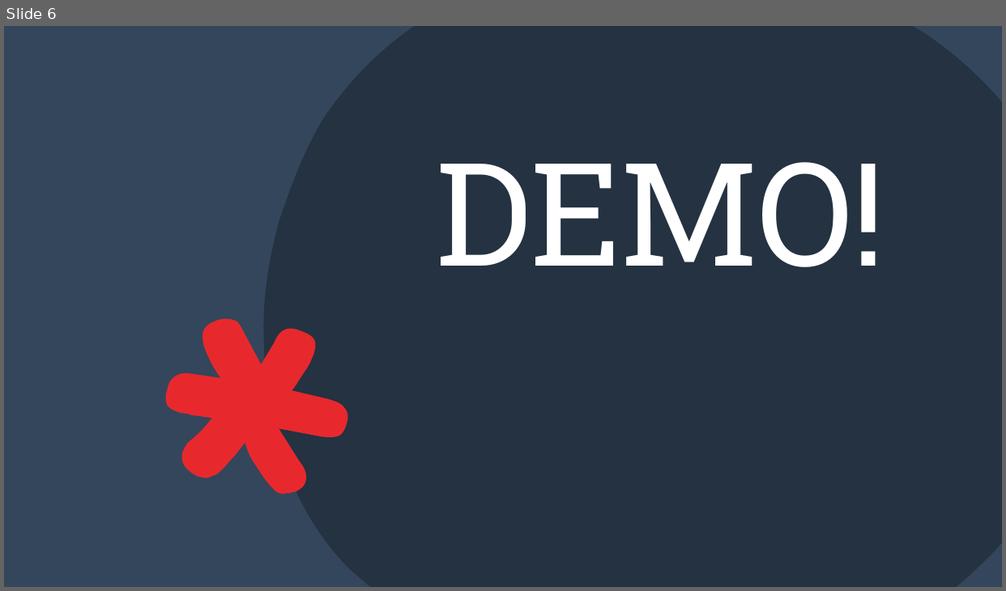
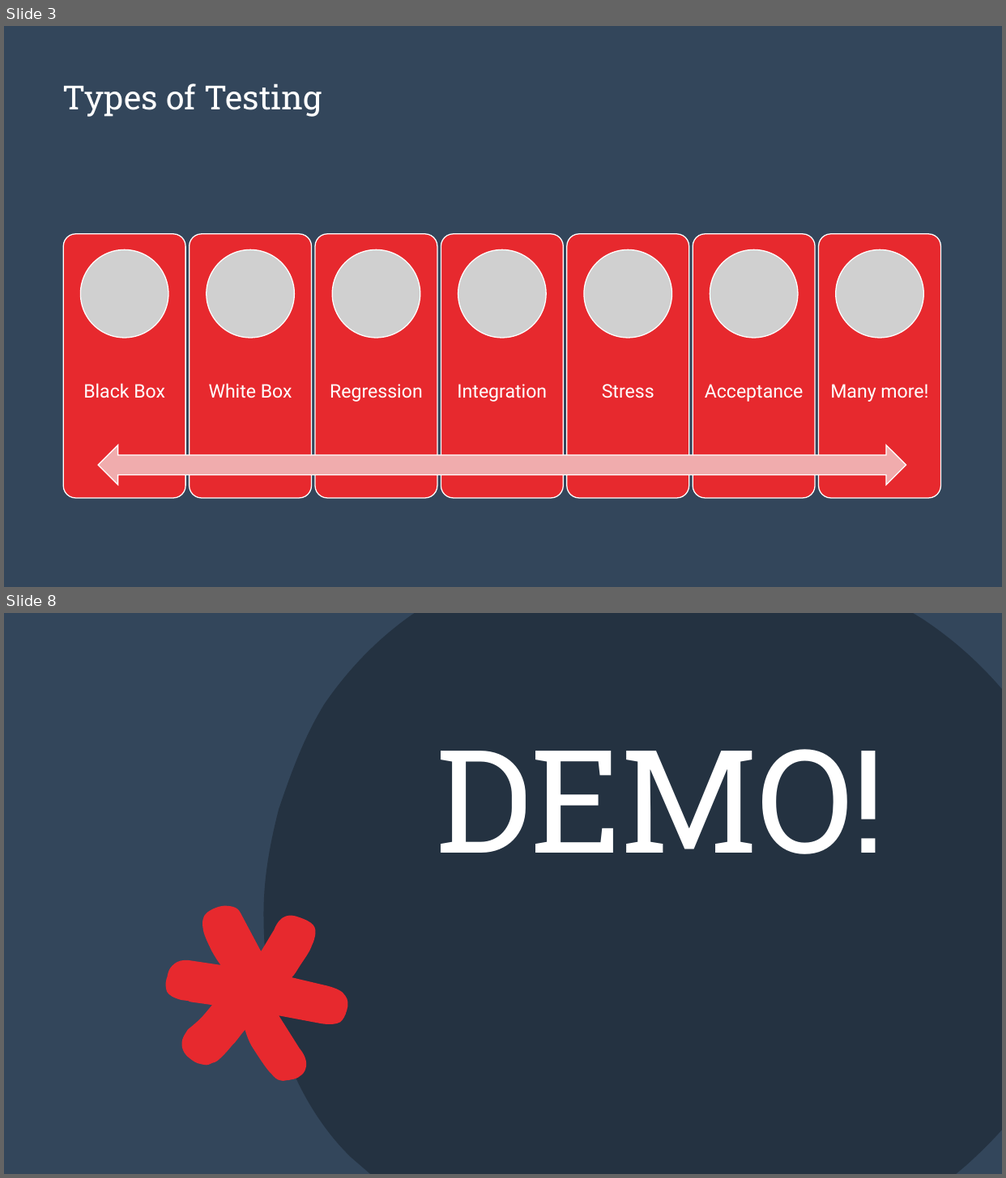
Before and after one commit to hc-sc-ocdo-bdpd/testing-demo, a slide deck: Test Driven Development in Python.pptx. Shown one above the other, each under a label of ours: slide 6 before the commit, slides 3 and 8 after it; the slides between them are not shown. The pictures are 1006x591 and 1006x1178 pixels, drawn with LibreOffice and Linux fonts; fonts in the diff are those of the drawing; grey boxes stand for pictures. Boxes give left, top, right and bottom in pixels: in the first picture for what was removed or moved away, otherwise in the second. Text is boxed around its words. In the diff, an @@ line names an element or a change of style, - is before the commit and + after.

```diff
--- a/Test Driven Development in Python.pptx
+++ b/Test Driven Development in Python.pptx
@@ slide 3 added at (4, 26, 1002, 587), background #243241 @@
@@ rectangle added at (4, 26, 1002, 587), fill #33465B @@
@@ title added at (63, 84, 322, 117), 32 pt, text #FFFFFF @@
+Types of Testing
@@ group added at (63, 234, 940, 498): 7 rounded rectangles, 7 texts, 7 pictures, 1 left right arrow @@
+Black Box
+White Box
+Regression
+Integration
+Stress
+Acceptance
+Many more!
@@ what was slide 6 is now slide 8 @@
```
Also in this commit, not shown: 4 slides changed, 2 other slides added, 2 slides removed.
